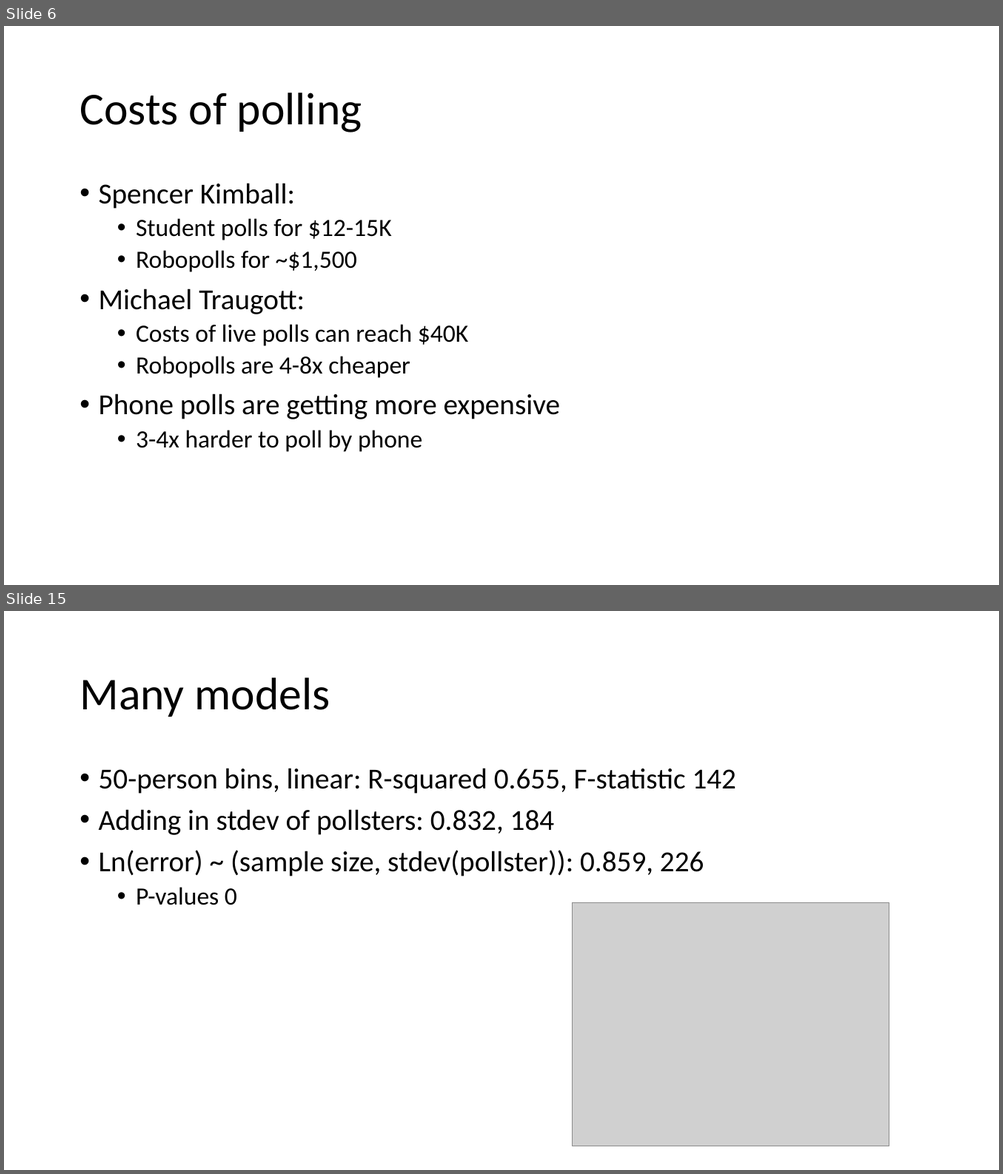
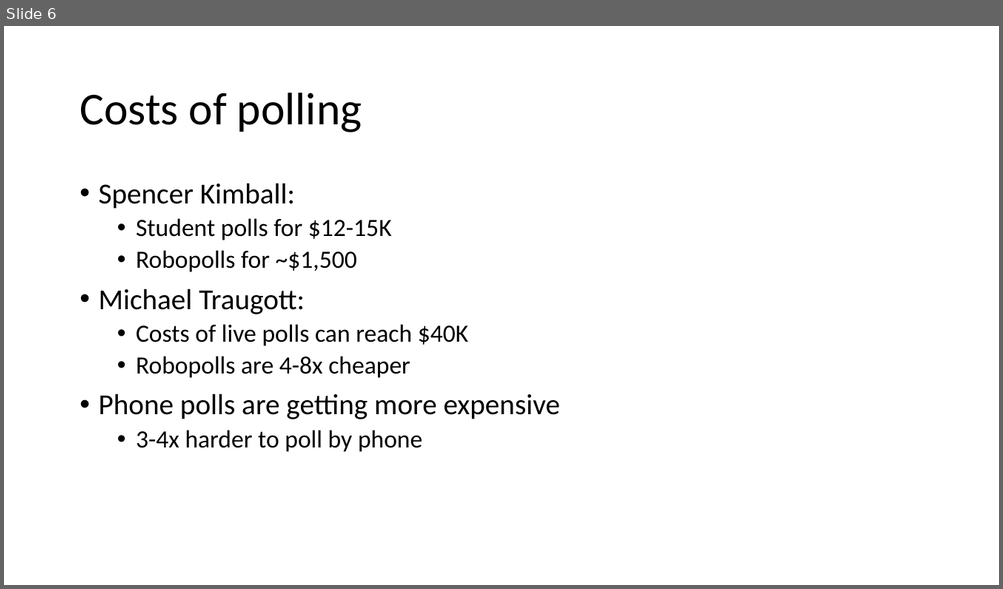
Before and after one commit to Hedgehog612/Capstone_Project_1, a slide deck: data_storytelling.pptx. Shown one above the other, each under a label of ours: slides 6 and 15 before the commit, slide 6 after it; the slides between them are not shown. The pictures are 1003x1174 and 1003x589 pixels, drawn with LibreOffice and Linux fonts; fonts in the diff are those of the drawing; grey boxes stand for pictures. Boxes give left, top, right and bottom in pixels: in the first picture for what was removed or moved away, otherwise in the second. Text is boxed around its words. In the diff, an @@ line names an element or a change of style, - is before the commit and + after.

```diff
--- a/data_storytelling.pptx
+++ b/data_storytelling.pptx
@@ slide 15 removed at (4, 611, 999, 1170), background #FFFFFF @@
@@ title removed at (79, 678, 330, 717) @@
-Many models
@@ text removed at (99, 768, 736, 906) @@
-• 50-person bins, linear: R-squared 0.655, F-statistic 142
-• Adding in stdev of pollsters: 0.832, 184
-• Ln(error) ~ (sample size, stdev(pollster)): 0.859, 226
-  • P-values 0
@@ picture removed at (572, 903, 889, 1147) @@
```
Also in this commit, not shown: 3 slides changed, 8 slides added, 8 other slides removed.
